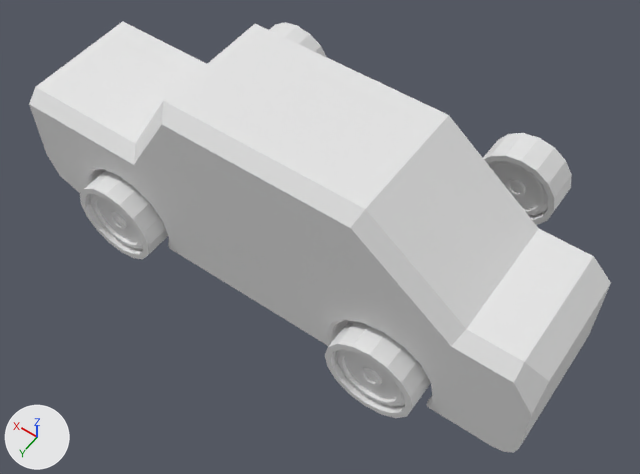
Two versions of the glTF model assets/modelagens/carro_cidade.glb, one commit apart.
One viewpoint serves both versions: a 50 mm camera at (-2.19, 3.72, 5.68) aimed at (0.14, 0.46, 0.56). The axes (+X, +Y, +Z) are drawn at lower left. The lights are the same throughout. The picture after the commit comes second. Where no turn or scale is listed for an object, it has been applied to the vertices.

Before the edit, the objects in view are built like this:
```python
me_cube = bpy.data.meshes.new('Cube')
me_cube.from_pydata(...)  # 184 vertices, 351 faces; spans x -1.81..2.4, y 0.0..1.03, z 0.26..1.8
me_cube.materials.append(mat_material)  # white #e7e7e7
me_cylinder = bpy.data.meshes.new('Cylinder')
me_cylinder.from_pydata(...)  # 640 vertices, 1272 faces; spans x -1.11..-0.41, y -1.18..1.18, z 0.06..0.76
me_cylinder_003 = bpy.data.meshes.new('Cylinder.003')
me_cylinder_003.from_pydata(...)  # 640 vertices, 1272 faces; spans x 1.21..1.91, y -1.18..1.18, z 0.06..0.76
ob_carro = bpy.data.objects.new('carro', me_cube)
ob_carro.location = (0.0, 0.0, 0.0)
ob_roda = bpy.data.objects.new('roda', me_cylinder)
ob_roda.location = (0.0, 0.0, 0.0)
ob_roda_001 = bpy.data.objects.new('roda.001', me_cylinder_003)
ob_roda_001.location = (0.0, 0.0, 0.0)
```
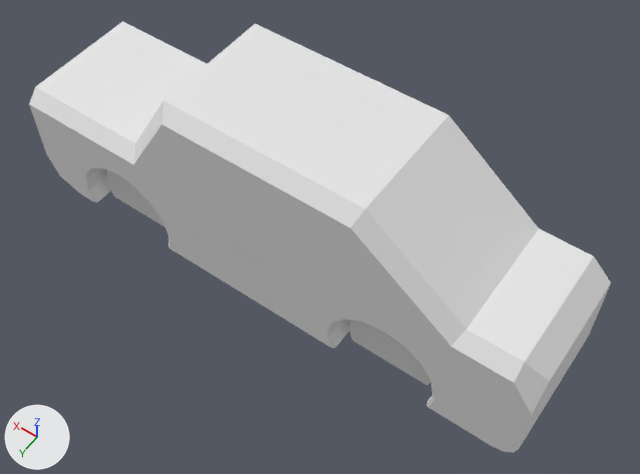
Commit message: 🎨 feat: Separando as modelagens do carro

Changed parts and their boxes [x1, y1, x2, y2] in the pictures (640 x 474 px):
'roda', deleted
    before: [325, 133, 572, 418]
'roda.001', deleted
    before: [80, 22, 326, 259]

What changed in the scene script:
```text
Remove ob_roda:
    ob_roda = bpy.data.objects.new('roda', me_cylinder)
    ob_roda.location = (0.0, 0.0, 0.0)
Remove ob_roda_001:
    ob_roda_001 = bpy.data.objects.new('roda.001', me_cylinder_003)
    ob_roda_001.location = (0.0, 0.0, 0.0)
```
